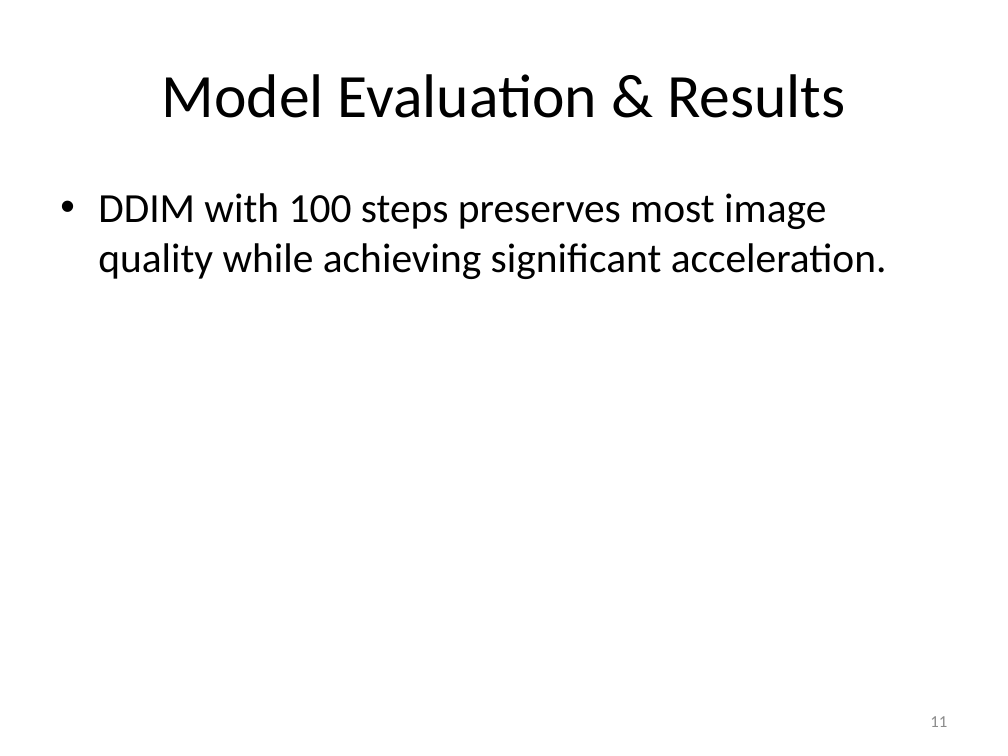
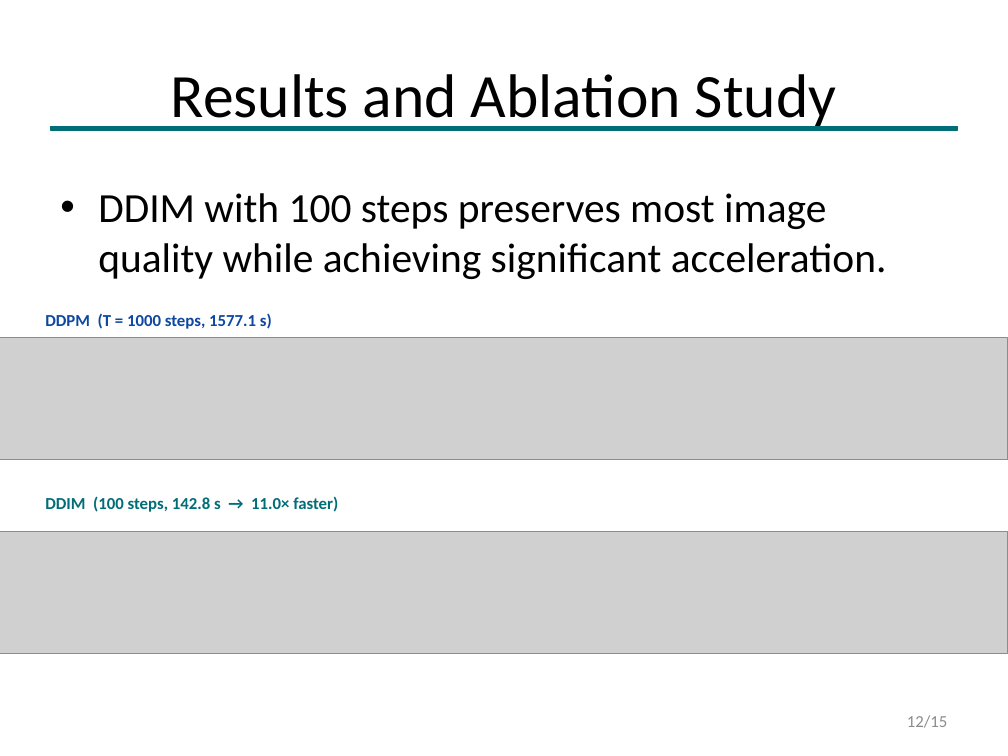
Before and after one commit to yufedor/visionDepthEstimation, a slide deck: slide 12 of Lightweight_Diffusion_Models_Presentation.pptx (slide 11 before the commit). Drawn at 1008x756 pixels with LibreOffice and Linux fonts; fonts in the diff are those of the drawing; grey boxes stand for pictures. Boxes give left, top, right and bottom in pixels: in the first picture for what was removed or moved away, otherwise in the second. Text is boxed around its words. In the diff, an @@ line names an element or a change of style, - is before the commit and + after.

```diff
--- a/Lightweight_Diffusion_Models_Presentation.pptx
+++ b/Lightweight_Diffusion_Models_Presentation.pptx
@@ title at (171, 74, 836, 131): text changed @@
-Model Evaluation & Results
+Results and Ablation Study
@@ rectangle added at (50, 126, 958, 130), fill #006D77, outline #006D77 1 pt @@
@@ text added at (45, 313, 272, 329), 12 pt, text #0D47A1, bold @@
+DDPM (T = 1000 steps, 1577.1 s)
@@ picture added at (0, 338, 1008, 460) @@
@@ text added at (45, 496, 338, 512), 12 pt, text #006D77, bold @@
+DDIM (100 steps, 142.8 s → 11.0× faster)
@@ picture added at (0, 531, 1008, 653) @@
@@ page number at (907, 715, 947, 728): text changed @@
-11
+12/15
```
Also in this commit, not shown: 12 other slides changed, 2 slides added, 2 other files.
